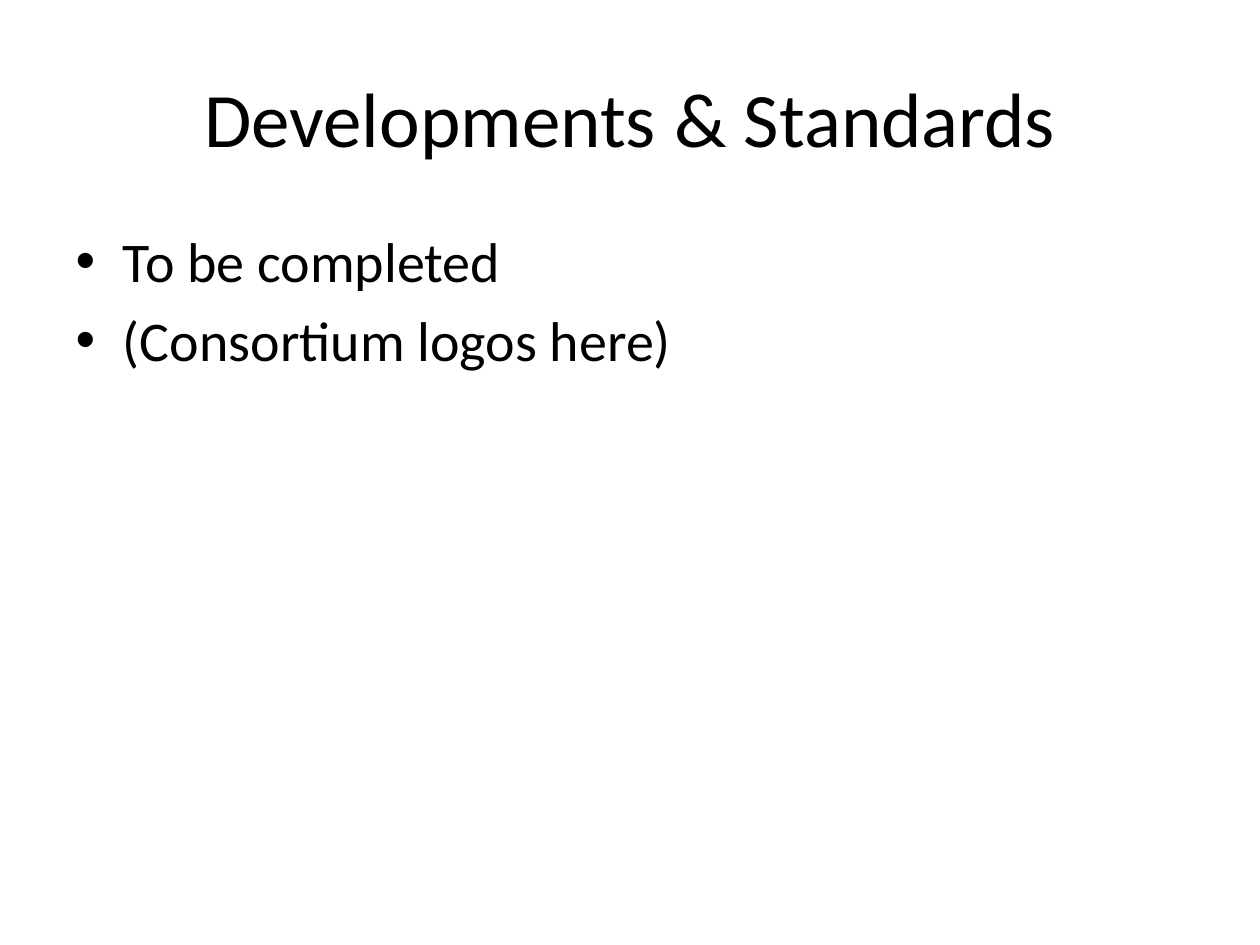
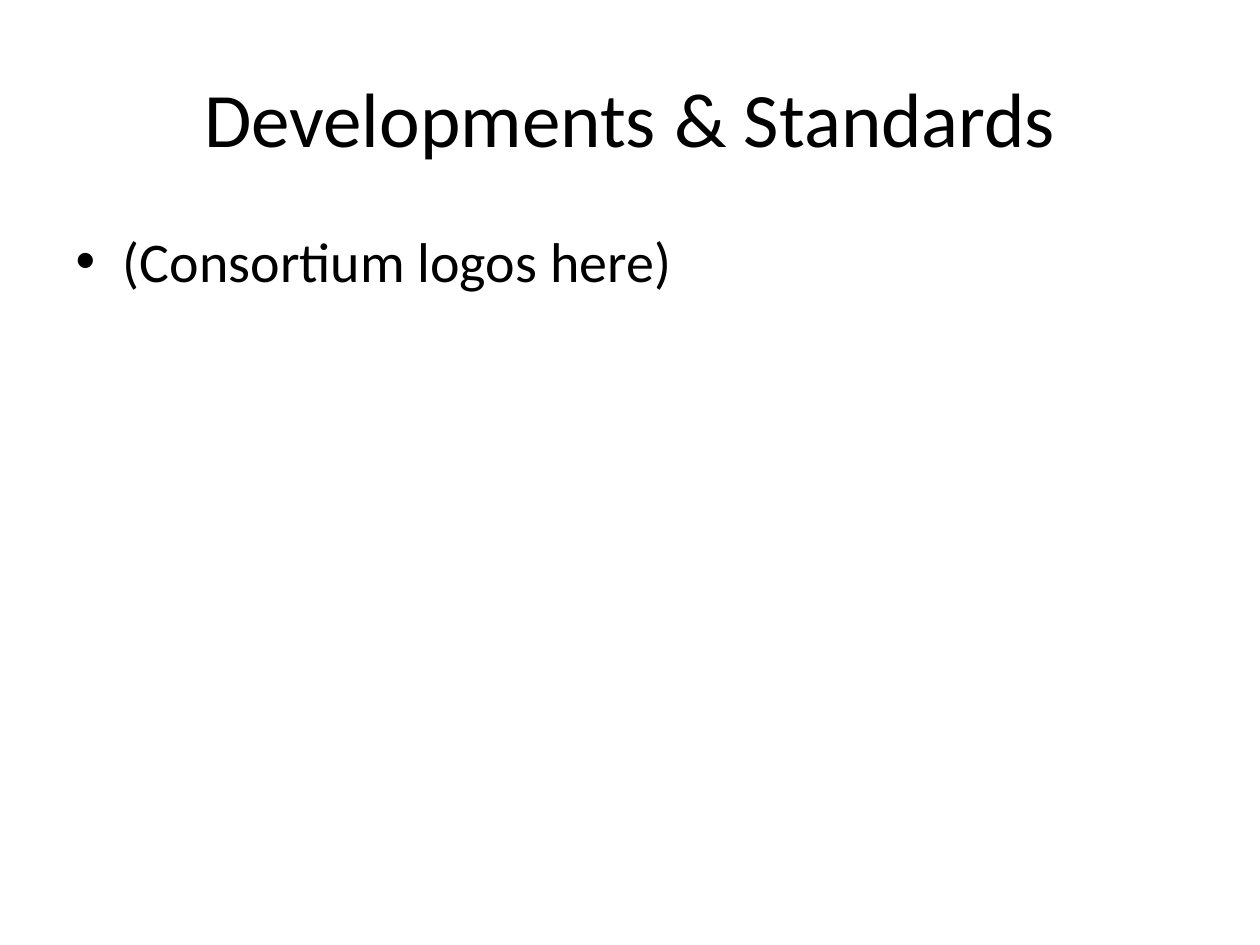
Before and after one commit to zhuangdizhu/huawei_internship, a slide deck: slide 6 of V2V/V2VReview.pptx. Drawn at 1260x945 pixels with LibreOffice and Linux fonts; fonts in the diff are those of the drawing. Boxes give left, top, right and bottom in pixels: in the first picture for what was removed or moved away, otherwise in the second. Text is boxed around its words. In the diff, an @@ line names an element or a change of style, - is before the commit and + after.

```diff
--- a/V2V/V2VReview.pptx
+++ b/V2V/V2VReview.pptx
@@ text at (123, 243, 500, 291): paragraph removed @@
-• To be completed
```
Also in this commit, not shown: 9 other slides changed, 8 slides added, 1 slide removed, 11 other files.
